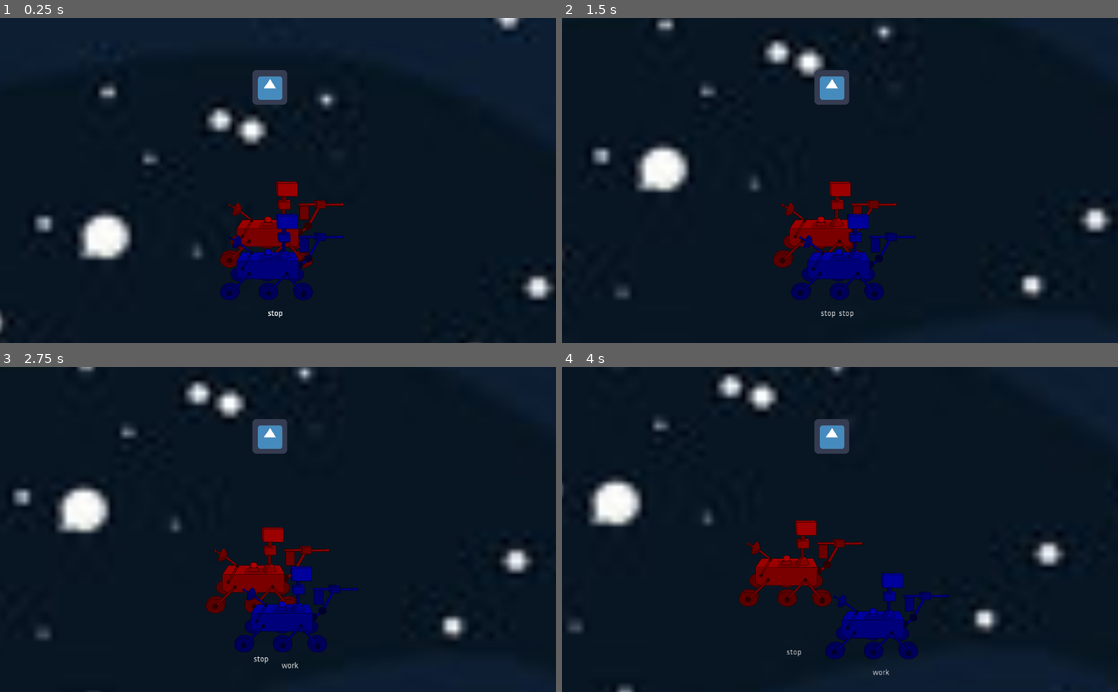
Above: before the commit, frames 1-4 (two rows, left to right).
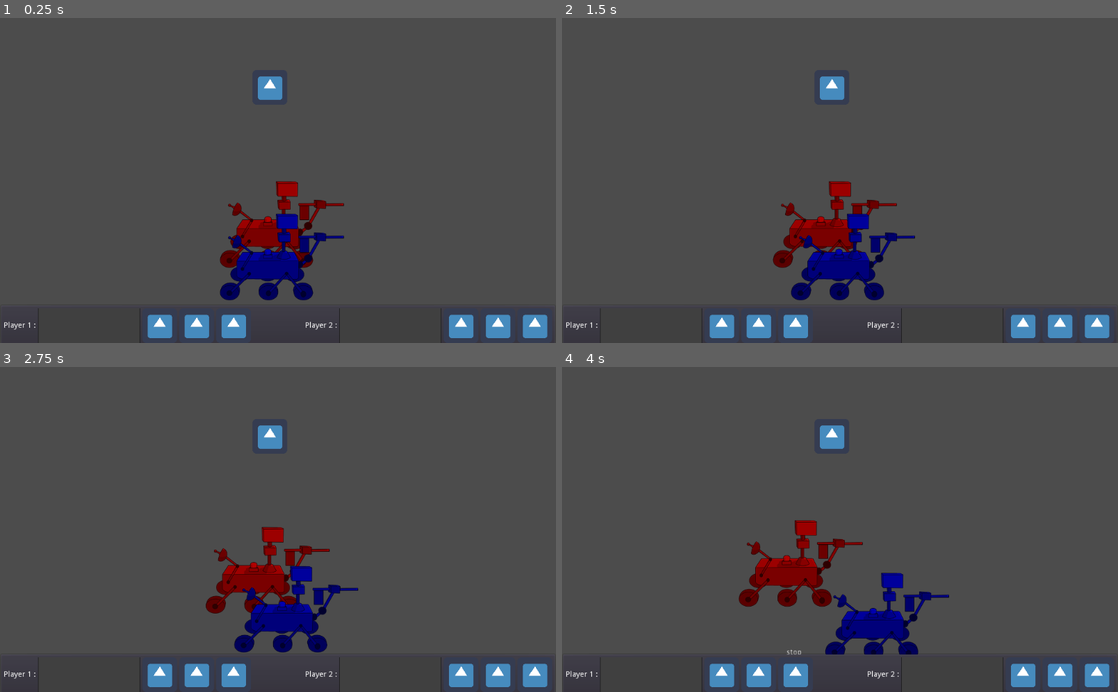
Above: after the commit, the same moments.

Repository: killicolin/SCI-GJ-3
Game: Godot game, scene res://Level1.tscn
Same seed, same stepped clock (60 frames per second), same inputs: the game is played once before the commit and once after it. The engine's default icon, where the game draws it, is replaced by a stand-in: a white triangle on a blue panel in a dark square.
Inputs:
- Up to frame 1 (0.25 s): no input
- Up to frame 2 (1.5 s): tap Enter at 0.5 s; hold Right (p1_right) 0.53-1.28 s; hold Space (p1_action) 0.53-1.28 s; tap Down (p1_stop) at 1.35 s
- Up to frame 3 (2.75 s): hold Right (p1_right) from 2.03 s (still down); hold Q (p2_action) from 2.03 s (still down)
- Up to frame 4 (4 s): release Q (p2_action) at 2.78 s; tap D (p2_right) at 2.85 s; release Right (p1_right) at 3.53 s; hold S (p2_stop) from 3.53 s (still down)

The runs differ from the first frame. In frame 1, 95% of the frame differs, in the area x 0-100%, y 0-100%; in frame 2, 95%; in frame 3, 95%; in frame 4, 95%.

Commit message:
save changes

Diff:
--- a/Level1.gd
+++ b/Level1.gd
@@ -7,14 +7,22 @@
 onready var robotScene = load("res://Robot.tscn")
 onready var sunScene = load("res://Sun.tscn")
 onready var noiseScene = load("res://NoiseEffect.tscn")
+onready var UIunit = load("res://UI/PlayerPannelUI.tscn")
 
 onready var noise = noiseScene.instance()
 onready var sun = sunScene.instance()
 onready var p1 = robotScene.instance()
 onready var p2 = robotScene.instance()
 
+var nbPlayers = 2
+
 # Called when the node enters the scene tree for the first time.
 func _ready():
+
+	for nb in range(0,nbPlayers):
+		var i = UIunit.instance()
+		i.player = nb + 1
+		$CanvasLayer/UIbar/PanelContainer/HBoxContainer.add_child(i)
 
 	p2.player = "p2"
 	p1.position = $SpawnPoint.position
--- a/Level1.tscn
+++ b/Level1.tscn
@@ -1,9 +1,10 @@
-[gd_scene load_steps=7 format=2]
+[gd_scene load_steps=8 format=2]
 
 [ext_resource path="res://mainCamera.gd" type="Script" id=1]
 [ext_resource path="res://icon.png" type="Texture" id=2]
 [ext_resource path="res://Level1.gd" type="Script" id=3]
 [ext_resource path="res://Dune Official Soundtrack  Paul's Dream  Hans Zimmer  WaterTower.mp3" type="AudioStream" id=4]
+[ext_resource path="res://UI/InGameUi.tscn" type="PackedScene" id=5]
 [ext_resource path="res://Sprite/parallaxBack.jpg" type="Texture" id=6]
 
 [sub_resource type="RectangleShape2D" id=1]
@@ -47,13 +48,20 @@
 
 [node name="CanvasLayer" type="CanvasLayer" parent="."]
 
+[node name="UIbar" parent="CanvasLayer" instance=ExtResource( 5 )]
+anchor_top = 1.0
+margin_top = -71.0
+size_flags_horizontal = 3
+size_flags_vertical = 3
+
 [node name="backGroundCanva" type="ParallaxBackground" parent="."]
 
 [node name="ParallaxLayer" type="ParallaxLayer" parent="backGroundCanva"]
 motion_scale = Vector2( 0.5, 0.5 )
 
 [node name="background" type="Sprite" parent="backGroundCanva/ParallaxLayer"]
-position = Vector2( 1188.5, 56.2499 )
+visible = false
+position = Vector2( 1305, -54 )
 scale = Vector2( 13.2101, 12.4319 )
 texture = ExtResource( 6 )
 
--- a/UI/InGameUi.tscn
+++ b/UI/InGameUi.tscn
@@ -1,10 +1,10 @@
 [gd_scene format=2]
 
 [node name="Control" type="Control"]
-anchor_top = 1.0
+anchor_top = 0.882
 anchor_right = 1.0
 anchor_bottom = 1.0
-margin_top = -70.0
+margin_top = -0.200012
 
 [node name="PanelContainer" type="PanelContainer" parent="."]
 anchor_right = 1.0
@@ -16,7 +16,7 @@
 margin_left = 7.0
 margin_top = 7.0
 margin_right = 1017.0
-margin_bottom = 63.0
+margin_bottom = 64.0
 size_flags_horizontal = 3
 size_flags_vertical = 3
 custom_constants/separation = 100
--- a/UI/PlayerPannelUI.gd
+++ b/UI/PlayerPannelUI.gd
@@ -4,23 +4,15 @@
 # Declare member variables here. Examples:
 # var a = 2
 # var b = "text"
-
+var player = null
 
 # Called when the node enters the scene tree for the first time.
 func _ready():
-	$PowerIcone.visible=true
-	$QTE.visible=false
+	set_player_label(player)
 
 func set_player_label(player_number):
 	$Label.text="Player " + str(player_number) + " :"
 
-func player_is_down():
-	$PowerIcone.visible=true
-	$QTE.visible=false
-
-func player_is_up():
-	$PowerIcone.visible=false
-	$QTE.visible=true
 
 # Called every frame. 'delta' is the elapsed time since the previous frame.
 #func _process(delta):
--- a/UI/PlayerPannelUI.tscn
+++ b/UI/PlayerPannelUI.tscn
@@ -4,47 +4,42 @@
 [ext_resource path="res://icon.png" type="Texture" id=2]
 [ext_resource path="res://UI/PlayerPannelUI.gd" type="Script" id=3]
 
-[node name="Control" type="HBoxContainer"]
+[node name="Hbox" type="HBoxContainer"]
 anchor_right = 0.2
 anchor_bottom = 1.0
-margin_bottom = -500.0
+margin_right = 150.2
+margin_bottom = -520.0
 size_flags_horizontal = 3
 size_flags_vertical = 3
+size_flags_stretch_ratio = 0.2
 alignment = 1
 script = ExtResource( 3 )
 
 [node name="Label" type="Label" parent="."]
-margin_top = 43.0
+margin_top = 33.0
 margin_right = 74.0
-margin_bottom = 57.0
+margin_bottom = 47.0
 size_flags_horizontal = 4
 size_flags_stretch_ratio = 0.75
 text = "PLAYER 01 :"
 align = 1
 valign = 1
 
-[node name="PowerIcone" type="HBoxContainer" parent="."]
-visible = false
+[node name="TextureRect" type="TextureRect" parent="."]
 margin_left = 78.0
-margin_right = 142.0
-margin_bottom = 100.0
+margin_right = 151.0
+margin_bottom = 80.0
 size_flags_horizontal = 3
 size_flags_vertical = 3
-alignment = 1
-
-[node name="TextureRect" type="TextureRect" parent="PowerIcone"]
-margin_right = 64.0
-margin_bottom = 100.0
-size_flags_horizontal = 0
-size_flags_vertical = 5
 texture = ExtResource( 1 )
-stretch_mode = 6
+expand = true
+stretch_mode = 1
 
 [node name="QTE" type="HBoxContainer" parent="."]
-margin_left = 78.0
-margin_top = 18.0
-margin_right = 278.0
-margin_bottom = 82.0
+margin_left = 155.0
+margin_top = 8.0
+margin_right = 355.0
+margin_bottom = 72.0
 size_flags_horizontal = 4
 size_flags_vertical = 4
 alignment = 1
